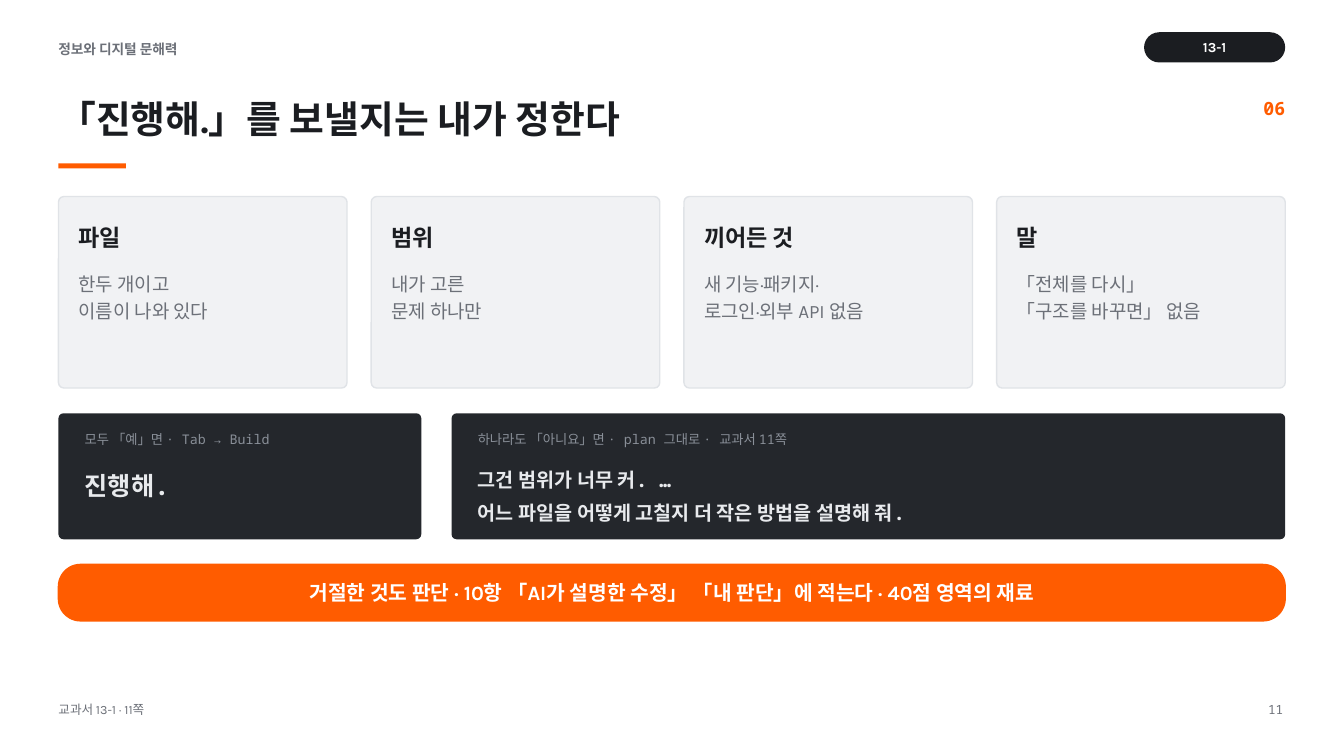
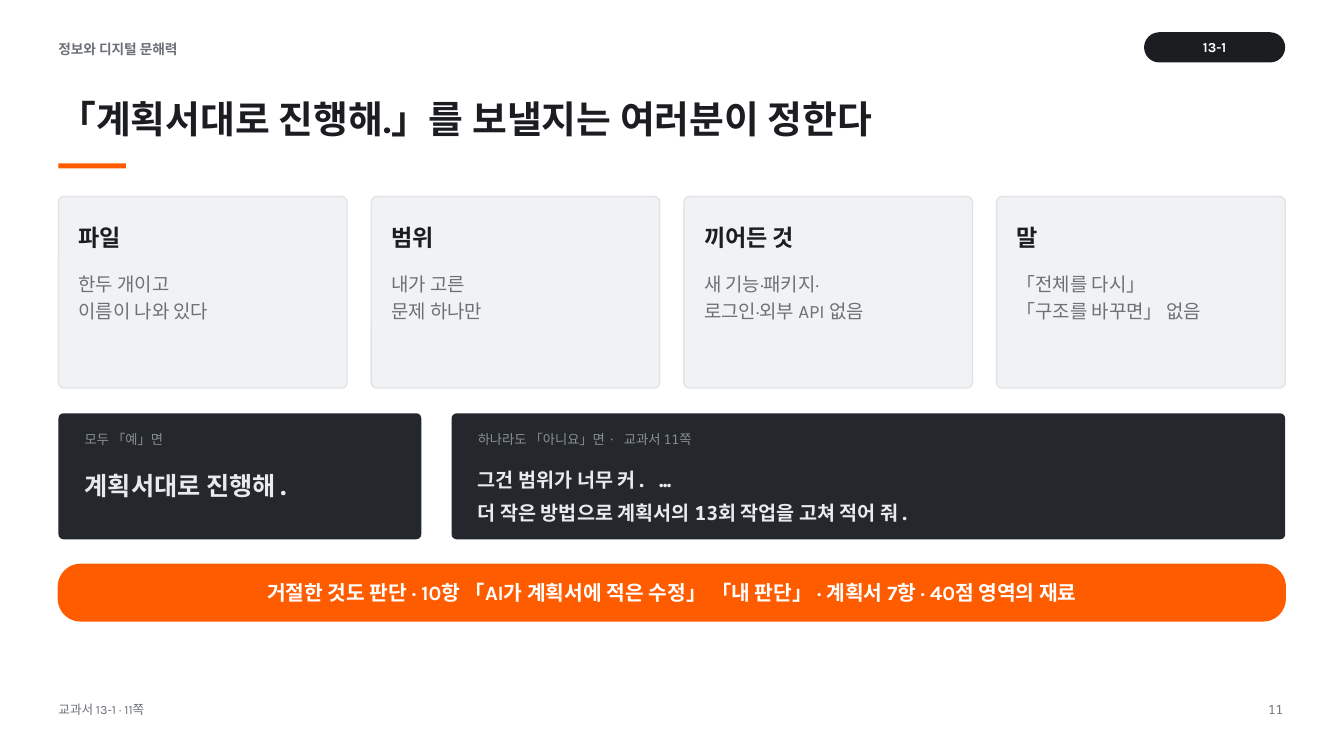
Before and after one commit to vcl-korea/2026-2nd-semester__jdh, a slide deck: slide 11 of 13/ppt/13-1_수행평가_3_안내와_마무리.pptx. Drawn at 1344x756 pixels with LibreOffice and Linux fonts; fonts in the diff are those of the drawing. Boxes give left, top, right and bottom in pixels: in the first picture for what was removed or moved away, otherwise in the second. Text is boxed around its words. In the diff, an @@ line names an element or a change of style, - is before the commit and + after.

```diff
--- a/13/ppt/13-1_수행평가_3_안내와_마무리.pptx
+++ b/13/ppt/13-1_수행평가_3_안내와_마무리.pptx
@@ text at (58, 100, 872, 137): text changed @@
-「진행해.」를 보낼지는 내가 정한다
+「계획서대로 진행해.」를 보낼지는 여러분이 정한다
@@ text removed at (1263, 102, 1285, 116) @@
-06
@@ text at (85, 433, 163, 445): text changed @@
-모두 「예」면 · Tab → Build
+모두 「예」면
@@ text at (478, 433, 692, 445): text changed @@
-하나라도 「아니요」면 · plan 그대로 · 교과서 11쪽
+하나라도 「아니요」면 · 교과서 11쪽
@@ text at (85, 473, 291, 498): text changed @@
-진행해.
+계획서대로 진행해.
@@ text at (478, 503, 910, 522): text changed @@
-어느 파일을 어떻게 고칠지 더 작은 방법을 설명해 줘.
+더 작은 방법으로 계획서의 13회 작업을 고쳐 적어 줘.
@@ text at (267, 582, 1076, 602): text changed @@
-거절한 것도 판단 · 10항 「AI가 설명한 수정」 「내 판단」에 적는다 · 40점 영역의 재료
+거절한 것도 판단 · 10항 「AI가 계획서에 적은 수정」 「내 판단」 · 계획서 7항 · 40점 영역의 재료
```
Also in this commit, not shown: 16 other slides changed, 57 other files.
